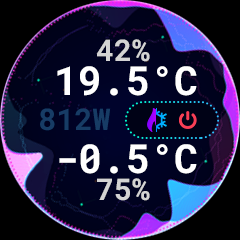
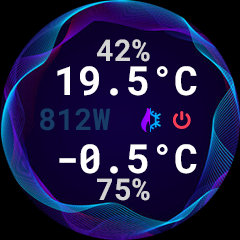
Two versions of the same layered image (240 x 240). Layer-by-layer changes:
removed layer "heat copy" from group "heat_cool" over [140, 104, 156, 136]
removed layer "cool1 copy" from group "heat_cool" over [140, 104, 172, 136]
added layer "heat copie" in group "heat_cool" over [141, 108, 150, 132]
added layer "cool copie" in group "heat_cool" over [150, 108, 161, 132]
hid "heat", painted on it over [140, 104, 172, 136]
hid "cool", painted on it over [139, 104, 172, 136]
painted on "off" over [172, 104, 204, 136]
moved "Calque 3" into group "bg" over [0, 0, 240, 240]
added layer "Calque 7" in group "bg" over [0, 0, 240, 240]
moved "Rectangle arrondi 1" into group "old", painted on it over [124, 101, 220, 139]
moved "Calque 6" into group "old" over [24, 69, 169, 198]
moved "Calque 0" into group "old" over [0, 0, 240, 240]
